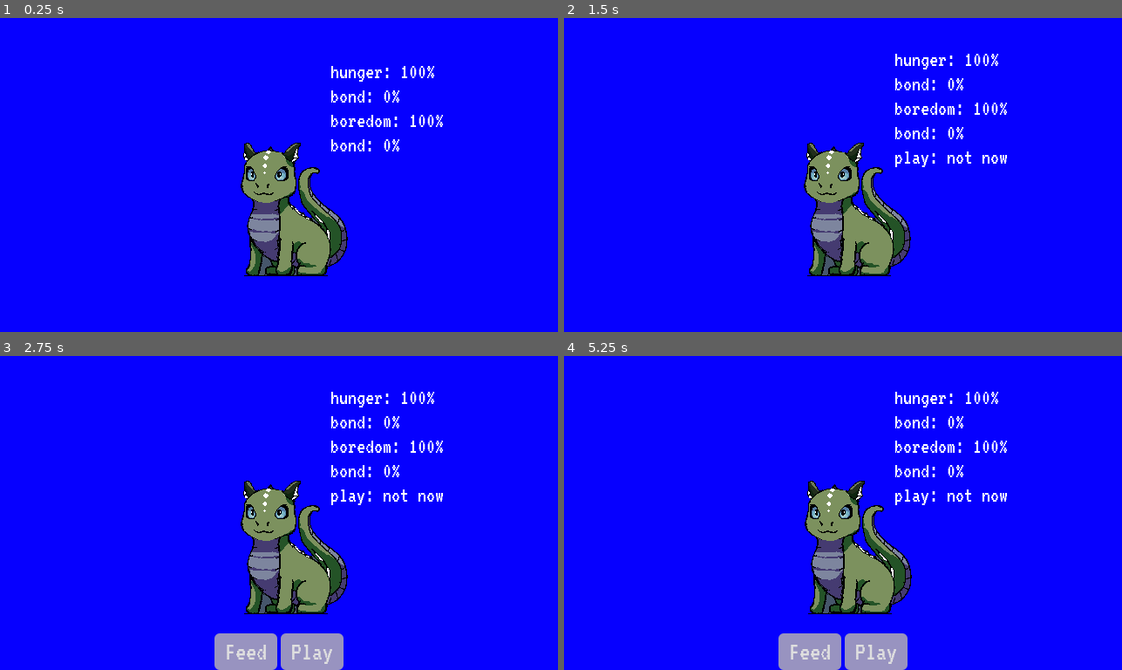
Above: before the commit, frames 1-4 (two rows, left to right).
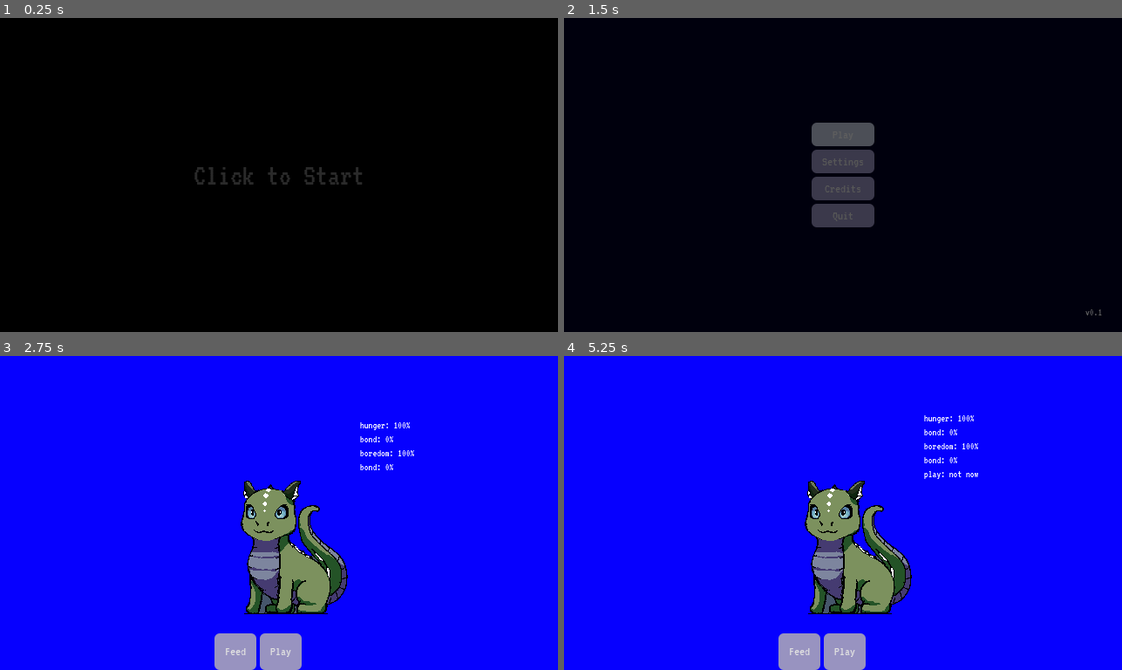
Above: after the commit, the same moments.

Repository: JeremyMarkWilcox/Pet-Game
Game: Godot game, scene res://core/ui/boot.tscn
Two runs of this game, one before a commit and one after it. Both use one fixed random seed, a clock stepped at 60 frames per second and the inputs below. Before the commit the project starts from res://game/game.tscn. Sound files missing from this copy of the repository are replaced by a short silence.
Inputs (mouse positions are in pixels of both pictures, inside the frame that each line leads up to):
- Up to frame 1 (0.25 s): no input
- Up to frame 2 (1.5 s): click (843, 134) at 0.5 s, where only the run after the commit has a clickable "Play"; click "Play" at 1.25 s
- Up to frame 3 (2.75 s): tap Enter at 2 s; move the mouse to (295, 547) at 2.02 s; hold Right (ui_right) from 2.03 s (still down); click (295, 547) at 2.17 s
- Up to frame 4 (5.25 s): release Right (ui_right) at 2.75 s; click "Play" at 2.75 s; tap Space at 3.5, 5 s; move the mouse to (731, 528) at 3.52 s; hold Down (ui_down) 3.53-4.28 s; tap Enter at 4.25 s; move the mouse to (898, 443) at 4.27 s; hold Right (ui_right) 4.28-5.03 s; move the mouse to (815, 575) at 5.02 s; hold Up (ui_up) from 5.03 s (still down); click (815, 575) at 5.17 s

The runs differ from the first frame. In frame 1, 99% of the frame differs, in the area x 0-100%, y 0-100%; in frame 2, 99%; in frame 3, 2.6%; in frame 4, 2.7%.

Commit message:
fixed UI and sound

Diff:
--- a/core/theme/base_theme.tres
+++ b/core/theme/base_theme.tres
@@ -61,7 +61,7 @@
 [resource]
 default_font = ExtResource("1_4fc2r")
 Button/colors/font_disabled_color = Color(0.16078432, 0.039215688, 0.023529412, 0.8784314)
-Button/font_sizes/font_size = 30
+Button/font_sizes/font_size = 15
 Button/styles/disabled = SubResource("StyleBoxFlat_qn6pg")
 Button/styles/focus = SubResource("StyleBoxFlat_4fc2r")
 Button/styles/hover = SubResource("StyleBoxFlat_qe375")
@@ -69,15 +69,15 @@
 Button/styles/pressed = SubResource("StyleBoxFlat_cw7a4")
 HeaderLabel/base_type = &"Label"
 HeaderLabel/constants/outline_size = 2
-HeaderLabel/font_sizes/font_size = 40
+HeaderLabel/font_sizes/font_size = 20
 HeaderLabel/fonts/font = ExtResource("1_4fc2r")
-Label/font_sizes/font_size = 25
+Label/font_sizes/font_size = 12
 Label/fonts/font = ExtResource("1_4fc2r")
-RichTextLabel/font_sizes/bold_font_size = 30
-RichTextLabel/font_sizes/bold_italics_font_size = 22
-RichTextLabel/font_sizes/italics_font_size = 18
-RichTextLabel/font_sizes/mono_font_size = 20
-RichTextLabel/font_sizes/normal_font_size = 20
+RichTextLabel/font_sizes/bold_font_size = 15
+RichTextLabel/font_sizes/bold_italics_font_size = 11
+RichTextLabel/font_sizes/italics_font_size = 9
+RichTextLabel/font_sizes/mono_font_size = 10
+RichTextLabel/font_sizes/normal_font_size = 10
 RichTextLabel/fonts/bold_font = ExtResource("1_4fc2r")
 RichTextLabel/fonts/bold_italics_font = ExtResource("1_4fc2r")
 RichTextLabel/fonts/italics_font = ExtResource("1_4fc2r")
@@ -89,5 +89,5 @@
 TitleLabel/constants/shadow_offset_x = 3
 TitleLabel/constants/shadow_offset_y = 3
 TitleLabel/constants/shadow_outline_size = 2
-TitleLabel/font_sizes/font_size = 75
+TitleLabel/font_sizes/font_size = 35
 TitleLabel/fonts/font = ExtResource("1_4fc2r")
--- a/core/ui/credits.tscn
+++ b/core/ui/credits.tscn
@@ -26,16 +26,11 @@
 color = Color(0, 0, 0, 1)
 
 [node name="VBoxContainer" type="VBoxContainer" parent="." unique_id=1341029757]
+custom_maximum_size = Vector2(-1, 300)
 layout_mode = 1
-anchors_preset = 8
-anchor_left = 0.5
-anchor_top = 0.5
-anchor_right = 0.5
-anchor_bottom = 0.5
-offset_left = -250.0
-offset_top = -192.0
-offset_right = 250.0
-offset_bottom = 192.0
+anchors_preset = 15
+anchor_right = 1.0
+anchor_bottom = 1.0
 grow_horizontal = 2
 grow_vertical = 2
 
@@ -47,13 +42,8 @@
 theme_type_variation = &"TitleLabel"
 text = "Credits"
 
-[node name="EmptyFiller" type="Label" parent="VBoxContainer" unique_id=1872581890]
-layout_mode = 2
-text = "
-"
-
 [node name="ScrollContainer" type="ScrollContainer" parent="VBoxContainer" unique_id=839135666]
-custom_minimum_size = Vector2(600, 400)
+custom_minimum_size = Vector2(600, 200)
 layout_mode = 2
 horizontal_scroll_mode = 0
 
@@ -87,4 +77,6 @@
 
 [node name="BackButton" type="Button" parent="VBoxContainer" unique_id=1571895217]
 layout_mode = 2
+size_flags_horizontal = 4
+size_flags_vertical = 4
 text = "Back"
--- a/core/ui/settings_menu.tscn
+++ b/core/ui/settings_menu.tscn
@@ -10,6 +10,7 @@
 anchor_bottom = 1.0
 grow_horizontal = 2
 grow_vertical = 2
+size_flags_horizontal = 4
 script = ExtResource("1_ig1xr")
 master_slider = NodePath("VBoxMain/ScrollContainer/ScrollerVBox/Master/MasterHSlider")
 music_slider = NodePath("VBoxMain/ScrollContainer/ScrollerVBox/Music/MusicHSlider")
@@ -44,9 +45,9 @@
 anchor_right = 0.5
 anchor_bottom = 0.5
 offset_left = -320.0
-offset_top = -262.5
+offset_top = -181.0
 offset_right = 320.0
-offset_bottom = 262.5
+offset_bottom = 344.0
 grow_horizontal = 2
 grow_vertical = 2
 
@@ -58,13 +59,14 @@
 horizontal_alignment = 1
 
 [node name="ScrollContainer" type="ScrollContainer" parent="VBoxMain" unique_id=1791598968]
-custom_minimum_size = Vector2(600, 400)
+custom_minimum_size = Vector2(600, 250)
 layout_mode = 2
 follow_focus = true
 horizontal_scroll_mode = 0
 
 [node name="ScrollerVBox" type="VBoxContainer" parent="VBoxMain/ScrollContainer" unique_id=94619568]
 layout_mode = 2
+size_flags_horizontal = 3
 
 [node name="AudioHeader" type="Label" parent="VBoxMain/ScrollContainer/ScrollerVBox" unique_id=1080124852]
 layout_mode = 2
@@ -79,7 +81,7 @@
 [node name="MasterLabel" type="Label" parent="VBoxMain/ScrollContainer/ScrollerVBox/Master" unique_id=982648564]
 layout_mode = 2
 theme = ExtResource("3_2255v")
-text = "Master            "
+text = "          Master            "
 
 [node name="MasterHSlider" type="HSlider" parent="VBoxMain/ScrollContainer/ScrollerVBox/Master" unique_id=1890600828]
 custom_minimum_size = Vector2(400, 0)
@@ -95,7 +97,7 @@
 [node name="MusicLabel" type="Label" parent="VBoxMain/ScrollContainer/ScrollerVBox/Music" unique_id=380194808]
 layout_mode = 2
 theme = ExtResource("3_2255v")
-text = "Music             "
+text = "          Music             "
 
 [node name="MusicHSlider" type="HSlider" parent="VBoxMain/ScrollContainer/ScrollerVBox/Music" unique_id=709042131]
 custom_minimum_size = Vector2(400, 0)
@@ -111,7 +113,7 @@
 [node name="SFXLabel" type="Label" parent="VBoxMain/ScrollContainer/ScrollerVBox/SFX" unique_id=2011004812]
 layout_mode = 2
 theme = ExtResource("3_2255v")
-text = "Sound Effects      "
+text = "          Sound Effects      "
 
 [node name="SFXHSlider" type="HSlider" parent="VBoxMain/ScrollContainer/ScrollerVBox/SFX" unique_id=68022615]
 custom_minimum_size = Vector2(400, 0)
@@ -127,7 +129,7 @@
 [node name="UISoundsLabel" type="Label" parent="VBoxMain/ScrollContainer/ScrollerVBox/UISounds" unique_id=1590328559]
 layout_mode = 2
 theme = ExtResource("3_2255v")
-text = "UI Sounds         "
+text = "          UI Sounds         "
 
 [node name="UIHSlider" type="HSlider" parent="VBoxMain/ScrollContainer/ScrollerVBox/UISounds" unique_id=1583891508]
 custom_minimum_size = Vector2(400, 0)
@@ -146,6 +148,8 @@
 
 [node name="FullScreenBox" type="HBoxContainer" parent="VBoxMain/ScrollContainer/ScrollerVBox" unique_id=112144350]
 layout_mode = 2
+size_flags_horizontal = 4
+size_flags_vertical = 4
 
 [node name="FullScreenText" type="Label" parent="VBoxMain/ScrollContainer/ScrollerVBox/FullScreenBox" unique_id=1695258642]
 layout_mode = 2
@@ -154,6 +158,8 @@
 
 [node name="FullScreen" type="CheckButton" parent="VBoxMain/ScrollContainer/ScrollerVBox/FullScreenBox" unique_id=1193615506]
 layout_mode = 2
+size_flags_horizontal = 4
+size_flags_vertical = 4
 
 [node name="AccessibilityHeader" type="Label" parent="VBoxMain/ScrollContainer/ScrollerVBox" unique_id=2076082527]
 layout_mode = 2
@@ -163,6 +169,7 @@
 horizontal_alignment = 1
 
 [node name="ShakeScreenBox" type="HBoxContainer" parent="VBoxMain/ScrollContainer/ScrollerVBox" unique_id=1186380392]
+visible = false
 layout_mode = 2
 
 [node name="ShakeScreenText" type="Label" parent="VBoxMain/ScrollContainer/ScrollerVBox/ShakeScreenBox" unique_id=590019155]
@@ -174,6 +181,7 @@
 layout_mode = 2
 
 [node name="FlashingEffectsBox" type="HBoxContainer" parent="VBoxMain/ScrollContainer/ScrollerVBox" unique_id=1459189495]
+visible = false
 layout_mode = 2
 
 [node name="FlashingEffectsText" type="Label" parent="VBoxMain/ScrollContainer/ScrollerVBox/FlashingEffectsBox" unique_id=1539317022]
@@ -185,6 +193,7 @@
 layout_mode = 2
 
 [node name="UIScale" type="HBoxContainer" parent="VBoxMain/ScrollContainer/ScrollerVBox" unique_id=394992399]
+visible = false
 layout_mode = 2
 
 [node name="UiScaleLabel" type="Label" parent="VBoxMain/ScrollContainer/ScrollerVBox/UIScale" unique_id=1000863339]
@@ -220,8 +229,11 @@
 
 [node name="ControlsButton" type="Button" parent="VBoxMain/ScrollContainer/ScrollerVBox" unique_id=190658101]
 layout_mode = 2
+size_flags_horizontal = 4
 text = "Controls"
 
 [node name="BackButton" type="Button" parent="VBoxMain" unique_id=1386689142]
 layout_mode = 2
+size_flags_horizontal = 4
+size_flags_vertical = 4
 text = "Back"
--- a/core/ui/title.tscn
+++ b/core/ui/title.tscn
@@ -1,7 +1,7 @@
 [gd_scene format=3 uid="uid://bub40ec1qfl2u"]
 
 [ext_resource type="Script" uid="uid://dotsrnnn415j1" path="res://core/ui/title.gd" id="1_s5xim"]
-[ext_resource type="AudioStream" uid="uid://bjtpqornf3g4s" path="res://assets/sounds/music/deified.mp3" id="2_4snhl"]
+[ext_resource type="AudioStream" uid="uid://5mleoov5usmt" path="res://assets/sounds/music/deified.wav" id="2_f8y5p"]
 [ext_resource type="PackedScene" uid="uid://dr52lc4bvyyj7" path="res://core/ui/settings_menu.tscn" id="2_fepre"]
 [ext_resource type="PackedScene" uid="uid://ddt1m8s6wg7ju" path="res://core/ui/credits.tscn" id="4_q06yk"]
 [ext_resource type="PackedScene" uid="uid://cniox0c88ga5l" path="res://core/ui/controls_menu.tscn" id="5_f8y5p"]
@@ -15,7 +15,7 @@
 grow_vertical = 2
 script = ExtResource("1_s5xim")
 game_scene = "uid://dpeqdxb317lrk"
-music = ExtResource("2_4snhl")
+music = ExtResource("2_f8y5p")
 play_button = NodePath("VBoxContainer/PlayButton")
 settings_button = NodePath("VBoxContainer/Settings")
 credits_button = NodePath("VBoxContainer/CreditsButton")
--- a/project.godot
+++ b/project.godot
@@ -12,7 +12,7 @@
 
 config/name="Desktop Pet"
 config/version="0.1"
-run/main_scene="uid://dpeqdxb317lrk"
+run/main_scene="uid://bc7gq4vhepj5j"
 config/features=PackedStringArray("4.7", "GL Compatibility")
 config/icon="res://icon.svg"
 
Not shown, removed: assets/sounds/music/deified.mp3.import
Not shown, added: assets/sounds/music/deified.wav.import
Not shown, changed: export_presets.cfg
Not shown, removed: assets/sounds/music/deified.mp3
Not shown, added: assets/sounds/music/deified.wav
